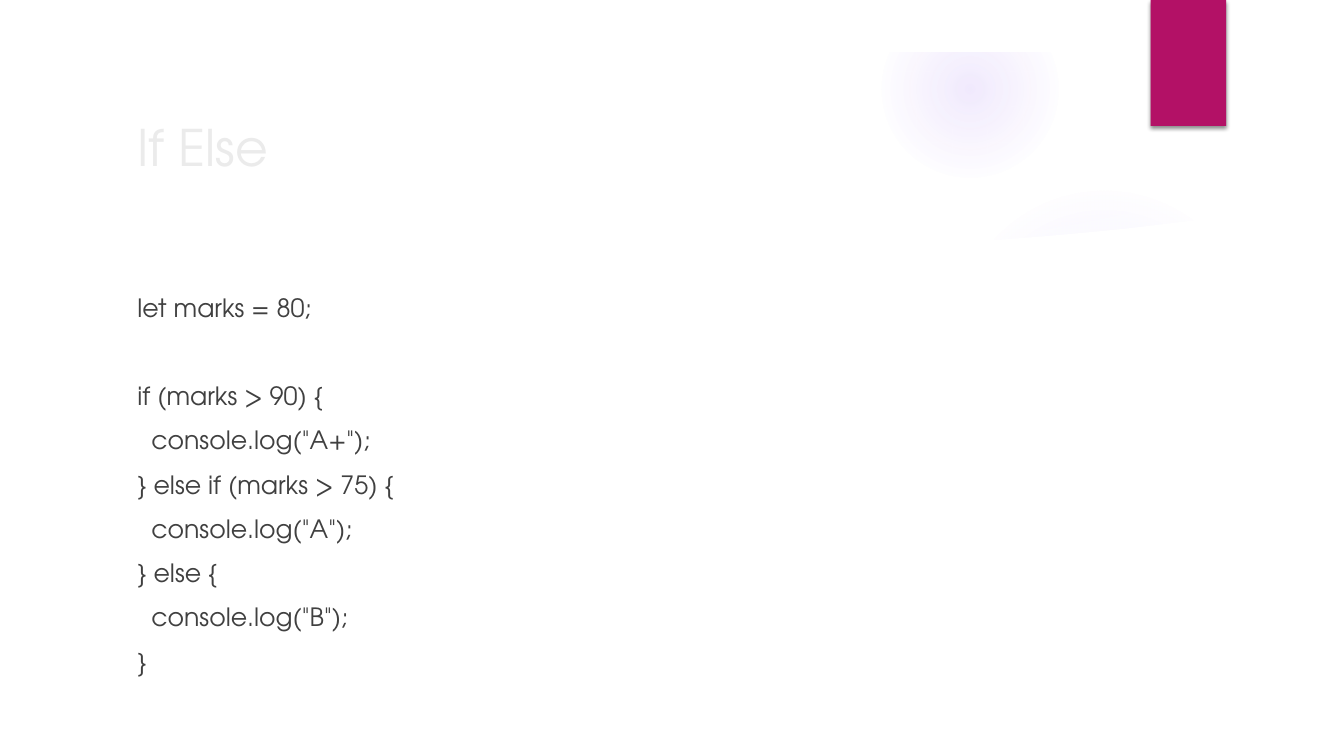
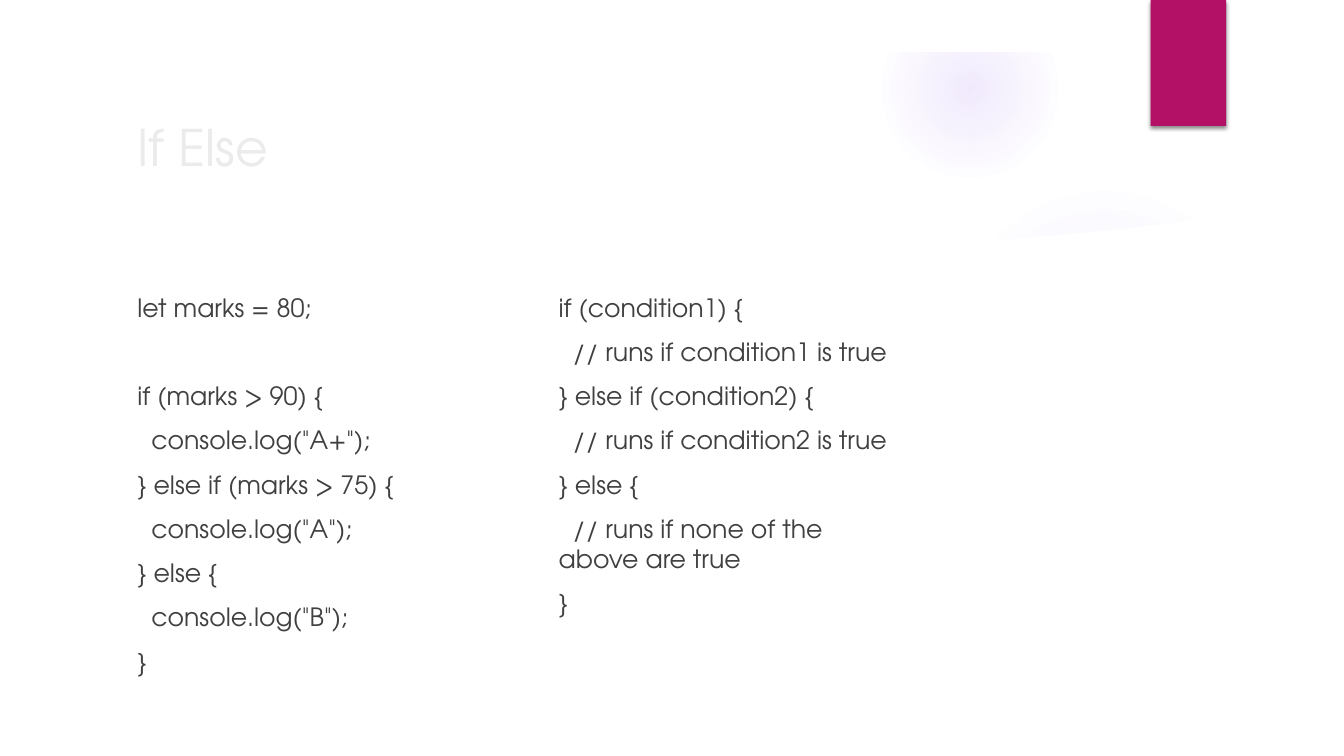
Before and after one commit to adarshrwl/Squarelabs_class, a slide deck: slide 13 of pdf/CSS GRID.pptx (slide 14 before the commit). Drawn at 1344x756 pixels with LibreOffice and Linux fonts; fonts in the diff are those of the drawing; background and template pictures are left out. Boxes give left, top, right and bottom in pixels: in the first picture for what was removed or moved away, otherwise in the second. Text is boxed around its words. In the diff, an @@ line names an element or a change of style, - is before the commit and + after.

```diff
--- a/pdf/CSS GRID.pptx
+++ b/pdf/CSS GRID.pptx
@@ text added at box(559, 298, 887, 569), 18 pt, text #404040 @@
+if (condition1) {
+// runs if condition1 is true
+} else if (condition2) {
+// runs if condition2 is true
+} else {
+// runs if none of the above are true
+}
```
Also in this commit, not shown: 1 other slide changed, 5 slides added, 2 other files.
